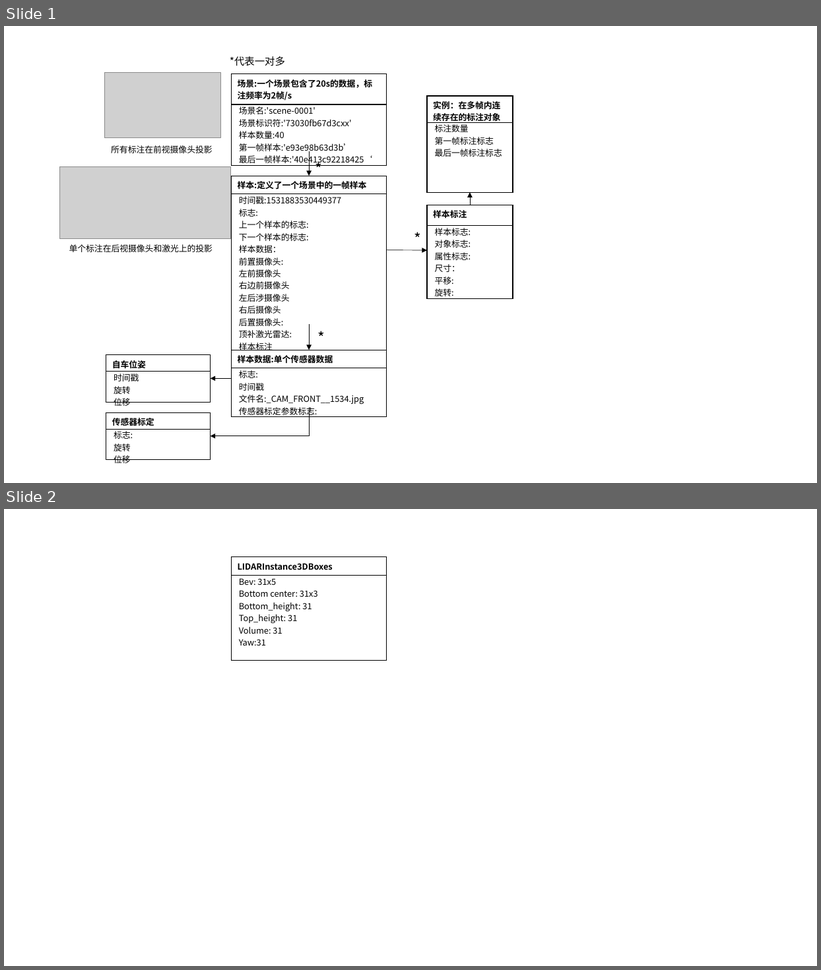
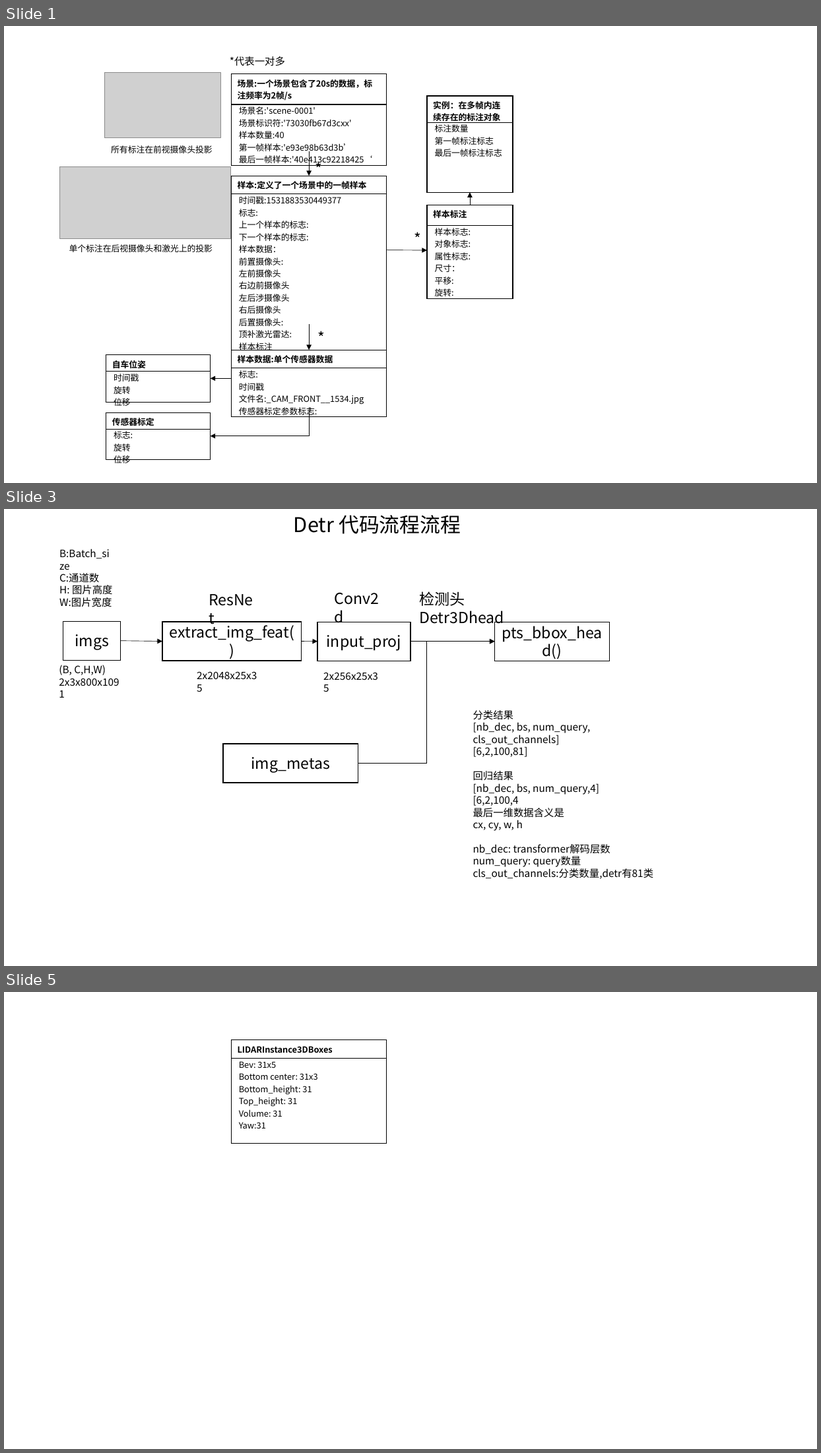
Before and after one commit to foxbao/mmlab_install, a slide deck: 数据集结构.pptx. Shown one above the other, each under a label of ours: slides 1 and 2 before the commit, slides 1, 3 and 5 after it; the slides between them are not shown. The pictures are 821x970 and 821x1453 pixels, drawn with LibreOffice and Linux fonts; fonts in the diff are those of the drawing; grey boxes stand for pictures. Boxes give left, top, right and bottom in pixels: in the first picture for what was removed or moved away, otherwise in the second. Text is boxed around its words. In the diff, an @@ line names an element or a change of style, - is before the commit and + after.

Commit message:
added the contents for detr3d

```diff
--- a/数据集结构.pptx
+++ b/数据集结构.pptx
@@ slide 3 added at (4, 509, 817, 966), background #FFFFFF @@
@@ text added at (294, 515, 461, 534), 24 pt, text #000000 @@
+Detr 代码流程流程
@@ text added at (59, 549, 113, 607), 12 pt, text #000000 @@
+B:Batch_size
+C:通道数
+H: 图片高度
+W:图片宽度
@@ text added at (203, 588, 263, 612), 18 pt, text #000000 @@
+ResNet
@@ text added at (329, 586, 392, 611), 18 pt, text #000000 @@
+Conv2d
@@ text added at (419, 591, 504, 627), 18 pt, text #000000 @@
+检测头Detr3Dhead
@@ rectangle added at (63, 621, 121, 660), outline #000000 1 pt, 18 pt, text #000000 @@
+imgs
@@ rectangle added at (162, 622, 302, 661), outline #000000 1 pt, 18 pt, text #000000 @@
+extract_img_feat()
@@ rectangle added at (318, 622, 411, 661), outline #000000 1 pt, 18 pt, text #000000 @@
+input_proj
@@ rectangle added at (495, 622, 611, 661), outline #000000 1 pt, 18 pt, text #000000 @@
+pts_bbox_head()
@@ arrow added from (121, 641) to (162, 642), #000000 0.5 pt @@
@@ arrow added from (302, 642) to (318, 642), #000000 0.5 pt @@
@@ elbow arrow added from (358, 763) to (495, 642), #000000 0.5 pt @@
@@ arrow added from (411, 642) to (495, 642), #000000 0.5 pt @@
@@ text added at (59, 665, 106, 675), 12 pt, text #000000 @@
+(B, C,H,W)
+2x3x800x1091
@@ text added at (191, 666, 265, 685), 12 pt, text #000000 @@
+2x2048x25x35
@@ text added at (318, 667, 387, 685), 12 pt, text #000000 @@
+2x256x25x35
@@ text added at (473, 710, 654, 879), 12 pt, text #000000 @@
+分类结果
+[nb_dec, bs, num_query, cls_out_channels]
+[6,2,100,81]
+回归结果
+[nb_dec, bs, num_query,4]
+[6,2,100,4
+最后一维数据含义是
+cx, cy, w, h
+nb_dec: transformer解码层数
+num_query: query数量
+cls_out_channels:分类数量,detr有81类
@@ rectangle added at (223, 744, 358, 783), outline #000000 1 pt, 18 pt, text #000000 @@
+img_metas
@@ what was slide 2 is now slide 5 @@
```
Also in this commit, not shown: 2 slides changed, 6 other slides added, 1 slide removed, 4 other files.
